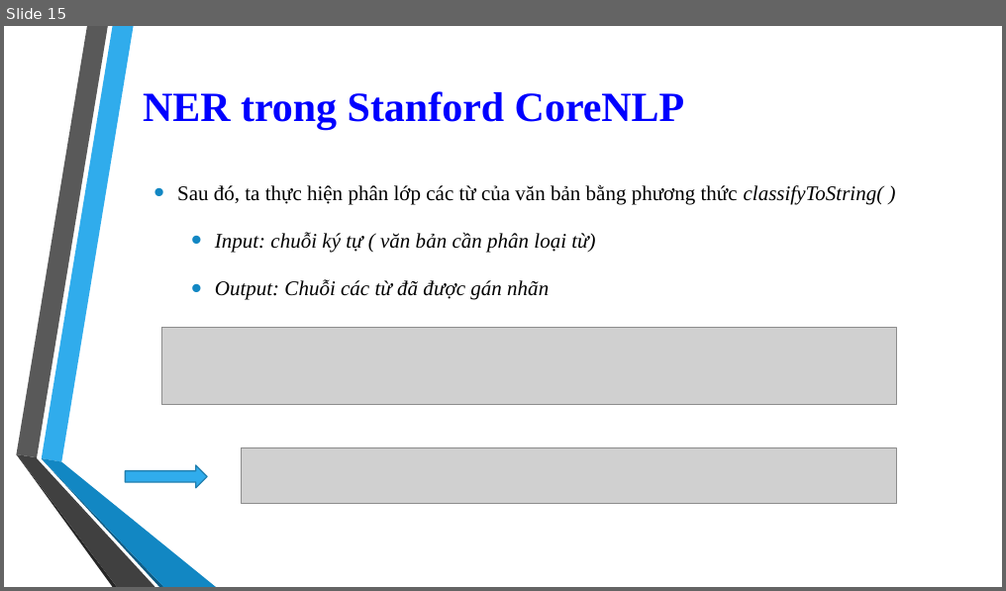
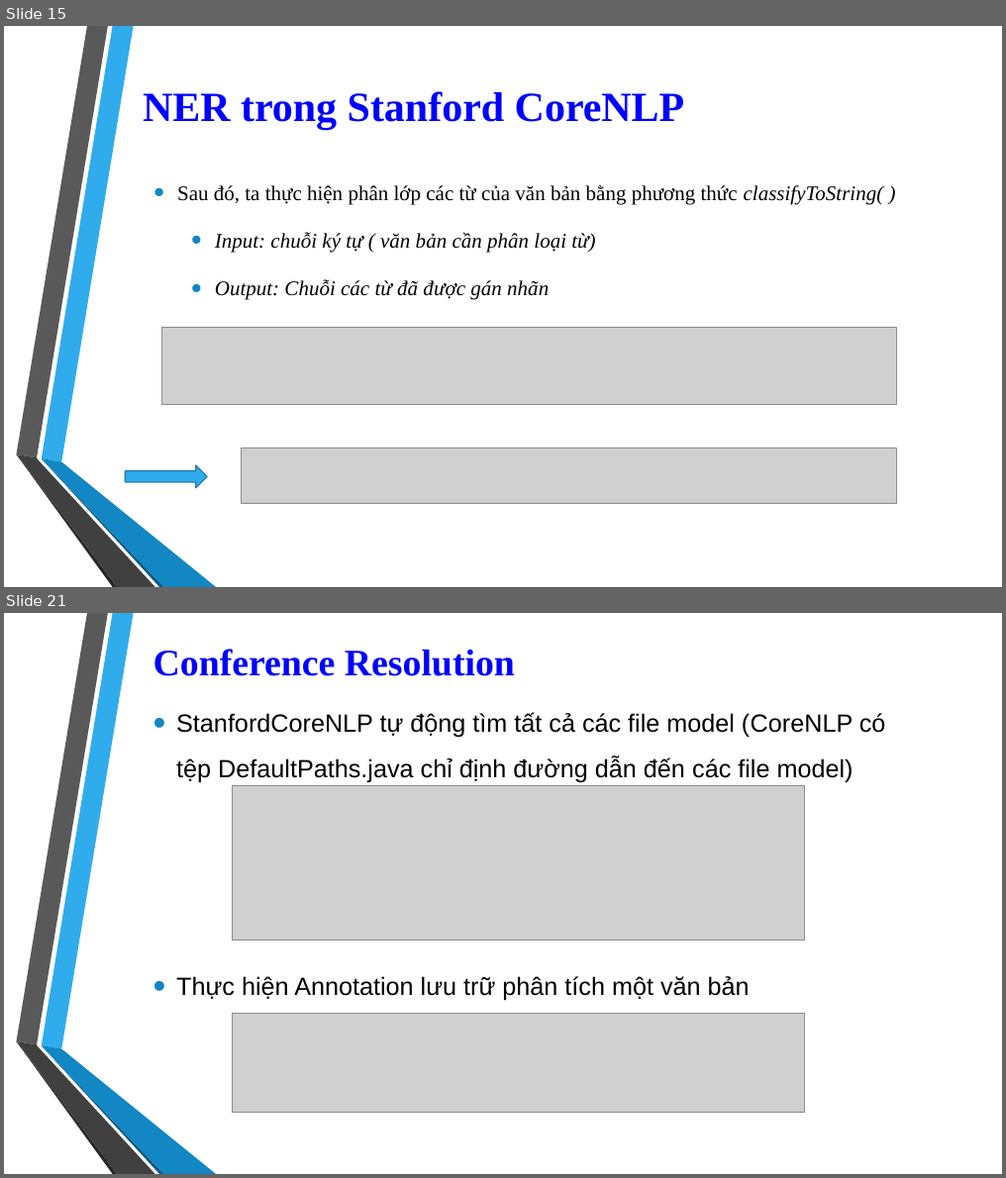
Before and after one commit to 1412520/TextMining, a slide deck: Seminar/Stanford_CoreNLP.pptx. Shown one above the other, each under a label of ours: slide 15 before the commit, slides 15 and 21 after it; the slides between them are not shown. The pictures are 1006x591 and 1006x1178 pixels, drawn with LibreOffice and Linux fonts; fonts in the diff are those of the drawing; grey boxes stand for pictures; background and template pictures are left out. Boxes give left, top, right and bottom in pixels: in the first picture for what was removed or moved away, otherwise in the second. Text is boxed around its words. In the diff, an @@ line names an element or a change of style, - is before the commit and + after.

Commit message:
Upload Conference Resolution and update CorefAnnotator.cs

```diff
--- a/Seminar/Stanford_CoreNLP.pptx
+++ b/Seminar/Stanford_CoreNLP.pptx
@@ slide 21 added at <box>4,613,1002,1174</box>, background picture (left out); not listed: 6 template elements that a slide beside it also shows @@
@@ title added at <box>153,649,515,676</box>, 36 pt, text #0000FF, bold @@
+Conference Resolution
@@ text added at <box>176,712,886,782</box>, 24 pt, text #000000 @@
+• StanfordCoreNLP tự động tìm tất cả các file model (CoreNLP có tệp DefaultPaths.java chỉ định đường dẫn đến các file model)
@@ picture added at <box>232,785,804,940</box> @@
@@ text added at <box>176,976,749,1001</box>, 24 pt, text #000000 @@
+• Thực hiện Annotation lưu trữ phân tích một văn bản
@@ picture added at <box>232,1014,804,1112</box> @@
```
Also in this commit, not shown: 6 other slides added, 1 other file.
